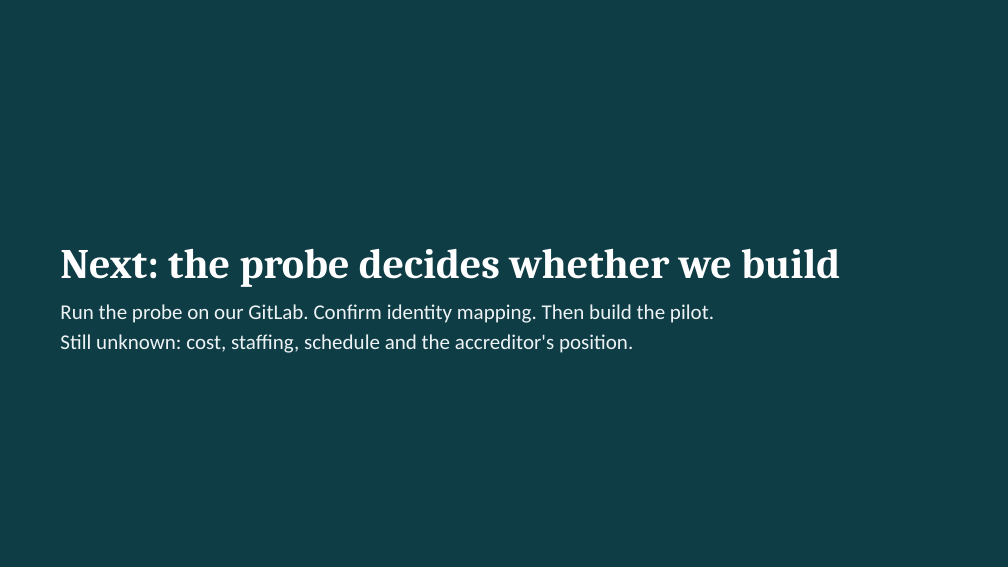
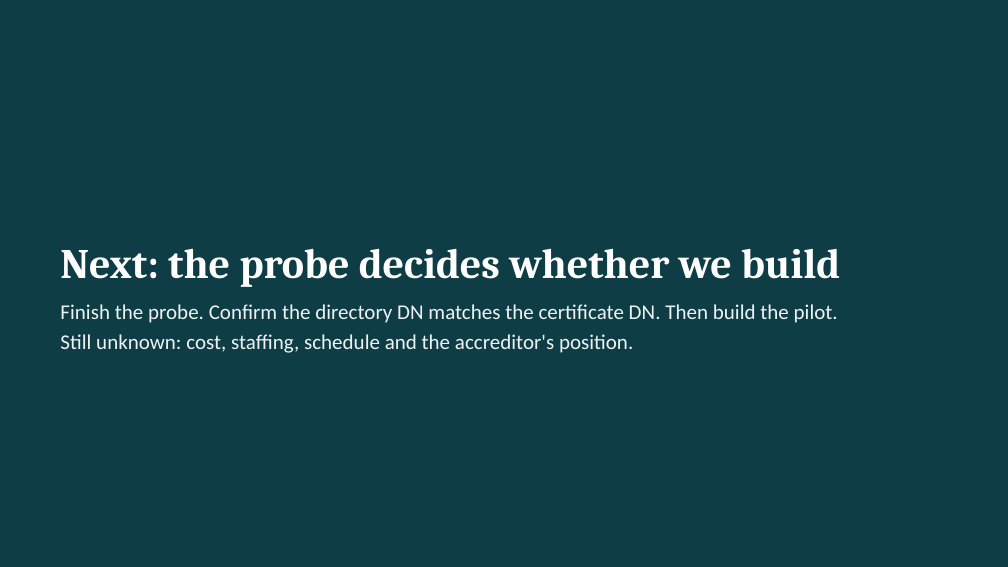
Before and after one commit to sgtslaughta/gl_ai_gateway, a slide deck: slide 14 of docs/briefing/gitlab-runner-ai-access-briefing.pptx. Drawn at 1008x567 pixels with LibreOffice and Linux fonts; fonts in the diff are those of the drawing. Boxes give left, top, right and bottom in pixels: in the first picture for what was removed or moved away, otherwise in the second. Text is boxed around its words. In the diff, an @@ line names an element or a change of style, - is before the commit and + after.

```diff
--- a/docs/briefing/gitlab-runner-ai-access-briefing.pptx
+++ b/docs/briefing/gitlab-runner-ai-access-briefing.pptx
@@ text at box(60, 304, 838, 323): text changed @@
-Run the probe on our GitLab. Confirm identity mapping. Then build the pilot.
+Finish the probe. Confirm the directory DN matches the certificate DN. Then build the pilot.
```
Also in this commit, not shown: 3 other slides changed, 16 other files.
